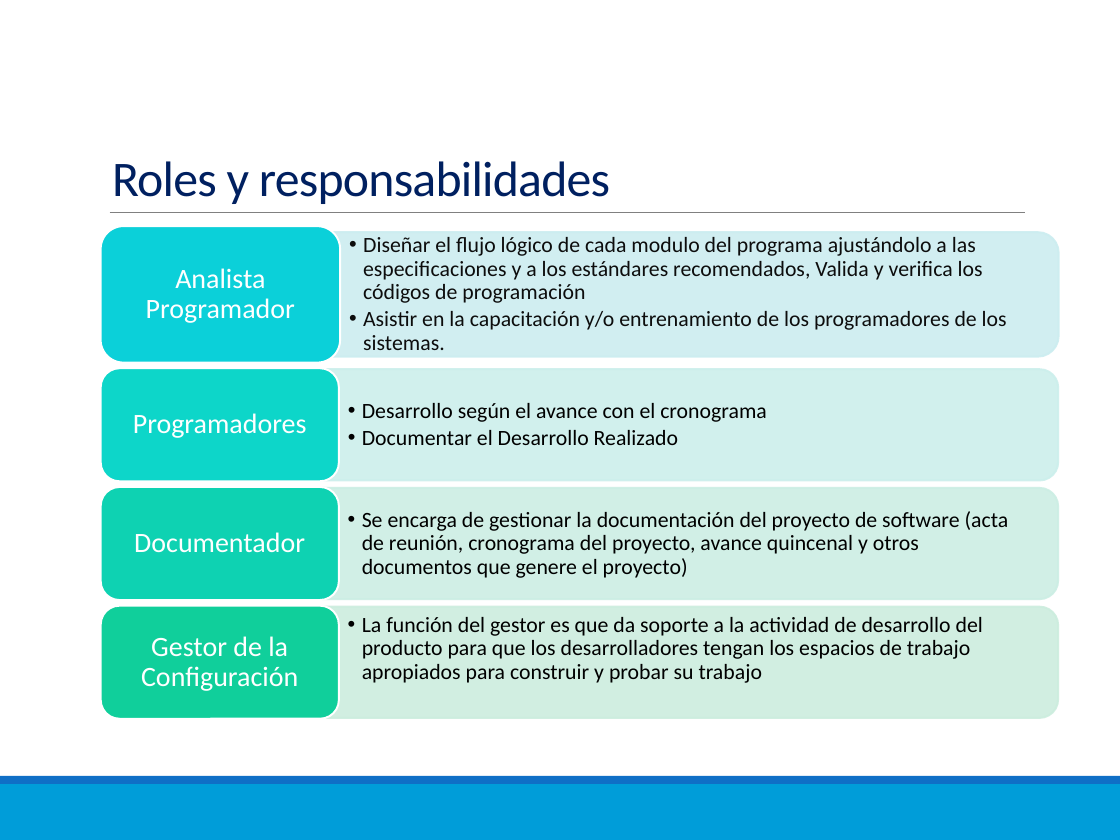
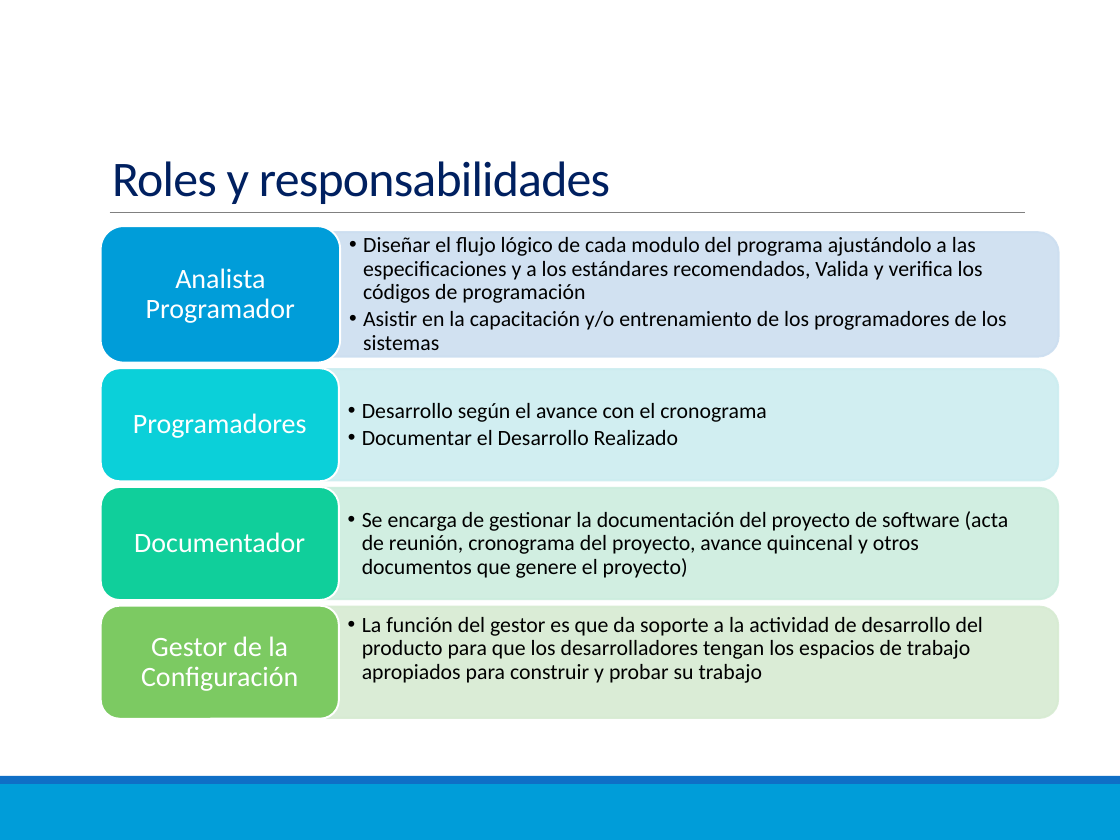
Before and after one commit to Proyecto-TopBody/TopBodySystem, a slide deck: slide 9 of Area de Proceso PP-PMC/PGPRO_V0.1_2015 Proceso_de_gestion_de_proyectos.pptx (slide 10 before the commit). Drawn at 1120x840 pixels with LibreOffice and Linux fonts; fonts in the diff are those of the drawing. Boxes give left, top, right and bottom in pixels: in the first picture for what was removed or moved away, otherwise in the second. Text is boxed around its words. In the diff, an @@ line names an element or a change of style, - is before the commit and + after.

Commit message:
V0.1 act24Sep15
1ra presentacion

```diff
--- a/Area de Proceso PP-PMC/PGPRO_V0.1_2015 Proceso_de_gestion_de_proyectos.pptx
+++ b/Area de Proceso PP-PMC/PGPRO_V0.1_2015 Proceso_de_gestion_de_proyectos.pptx
@@ rounded rectangle at (x1=101, y1=226, x2=340, y2=363): fill #0BD0D9 to #009DD9 @@
@@ round same rect at (x1=318, y1=233, x2=1058, y2=357): fill #CCEEF1 at 90% opacity to #CCDFF1 at 90% opacity; outline #CCEEF1 1.25 pt to #CCDFF1 1.25 pt @@
@@ text at (x1=363, y1=311, x2=1007, y2=350): text changed; text colour #0D0D0D to #000000 @@
-  •• Asistir en la capacitación y/o entrenamiento de los programadores de los sistemas.
+  •• Asistir en la capacitación y/o entrenamiento de los programadores de los sistemas
@@ rounded rectangle at (x1=101, y1=368, x2=339, y2=482): fill #0DD6C9 to #0BD0D9 @@
@@ round same rect at (x1=317, y1=370, x2=1057, y2=480): fill #CCF0EC at 90% opacity to #CCEEF1 at 90% opacity; outline #CCF0EC 1.25 pt to #CCEEF1 1.25 pt @@
@@ rounded rectangle at (x1=101, y1=487, x2=339, y2=600): fill #0ED2B2 to #10CF9B @@
@@ round same rect at (x1=317, y1=488, x2=1057, y2=599): fill #CCEEE5 at 90% opacity to #CCEDDE at 90% opacity; outline #CCEEE5 1.25 pt to #CCEDDE 1.25 pt @@
@@ rounded rectangle at (x1=101, y1=606, x2=339, y2=719): fill #10CF9B to #7CCA62 @@
@@ round same rect at (x1=317, y1=607, x2=1057, y2=718): fill #CCEDDE at 90% opacity to #D7ECD3 at 90% opacity; outline #CCEDDE 1.25 pt to #D7ECD3 1.25 pt @@
```
Also in this commit, not shown: 2 other slides changed, 1 slide removed, 10 other files.
